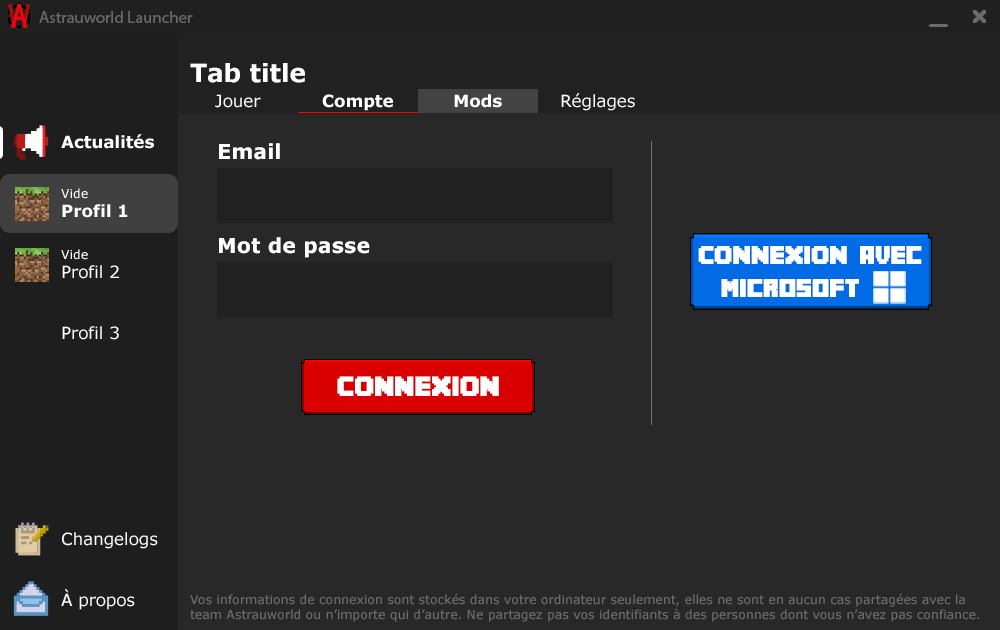
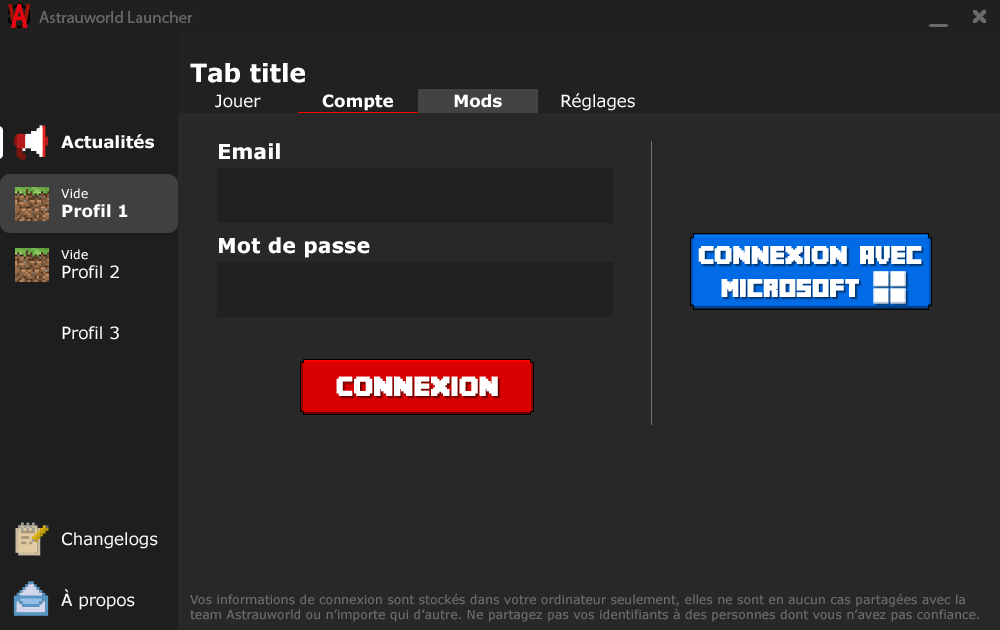
The second 1000×630 image is a revision of the first. Changes to its layers:
painted on "normal" (1st of 12, in "connexion" › "bouton connecxion avec Microsoft") over [698, 246, 925, 307]
painted on "normal" (2nd of 12, in "connexion" › "bouton connexion") over [300, 359, 535, 415]
